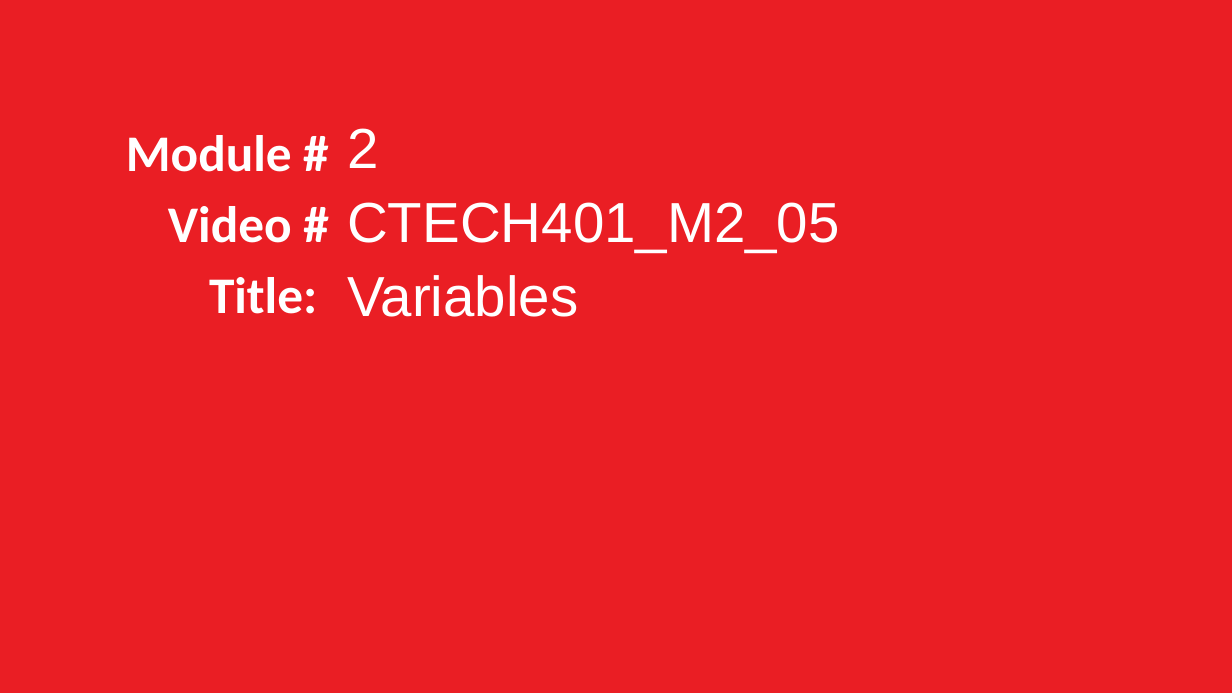
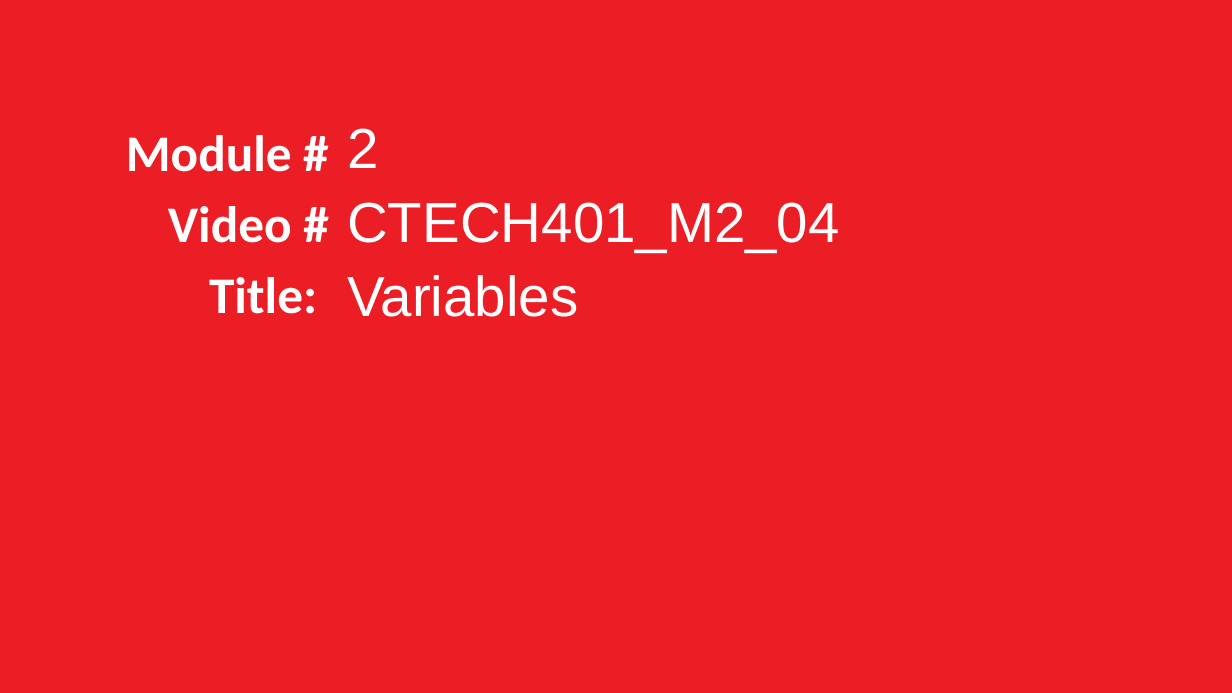
Before and after one commit to grimmelm/ctech404, a slide deck: slide 18 of ctech401/module_2/CTECH401 Module 2 - Variables.pptx. Drawn at 1232x693 pixels with LibreOffice and Linux fonts; fonts in the diff are those of the drawing. Boxes give left, top, right and bottom in pixels: in the first picture for what was removed or moved away, otherwise in the second. Text is boxed around its words. In the diff, an @@ line names an element or a change of style, - is before the commit and + after.

Commit message:
CTECH 401 Module 2 revisions

```diff
--- a/ctech401/module_2/CTECH401 Module 2 - Variables.pptx
+++ b/ctech401/module_2/CTECH401 Module 2 - Variables.pptx
@@ text at [347,202,840,253]: text changed @@
-CTECH401_M2_05
+CTECH401_M2_04
```
Also in this commit, not shown: 7 other slides changed, 3 slides added, 2 slides removed, 2 other files.
